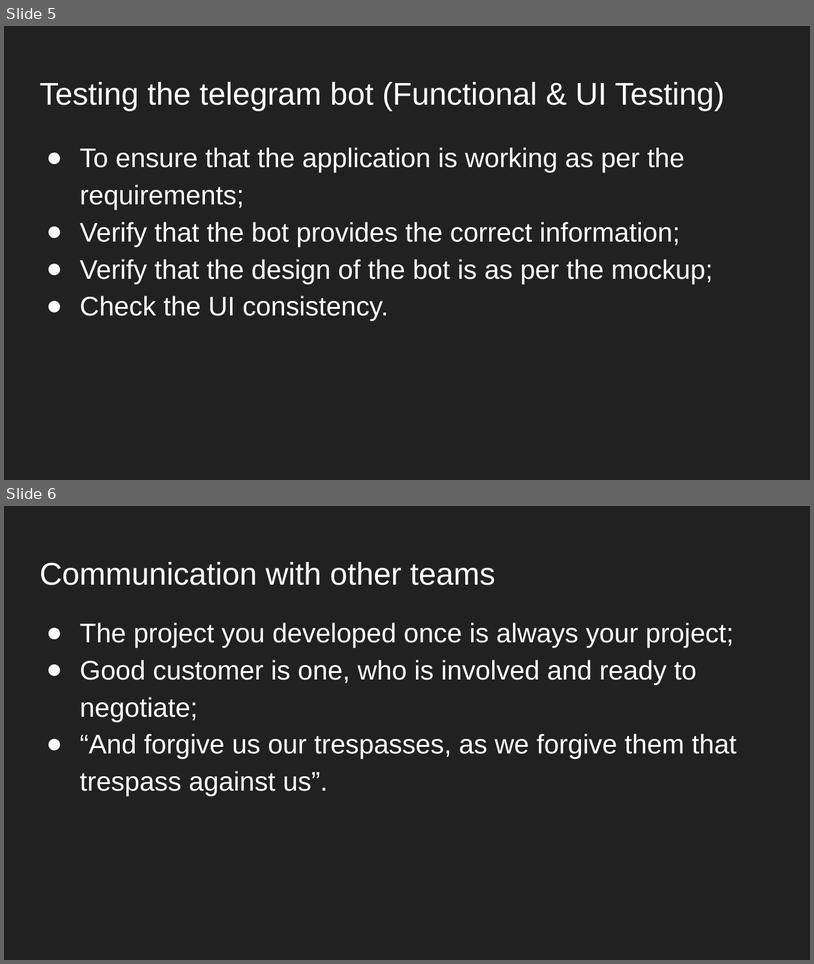
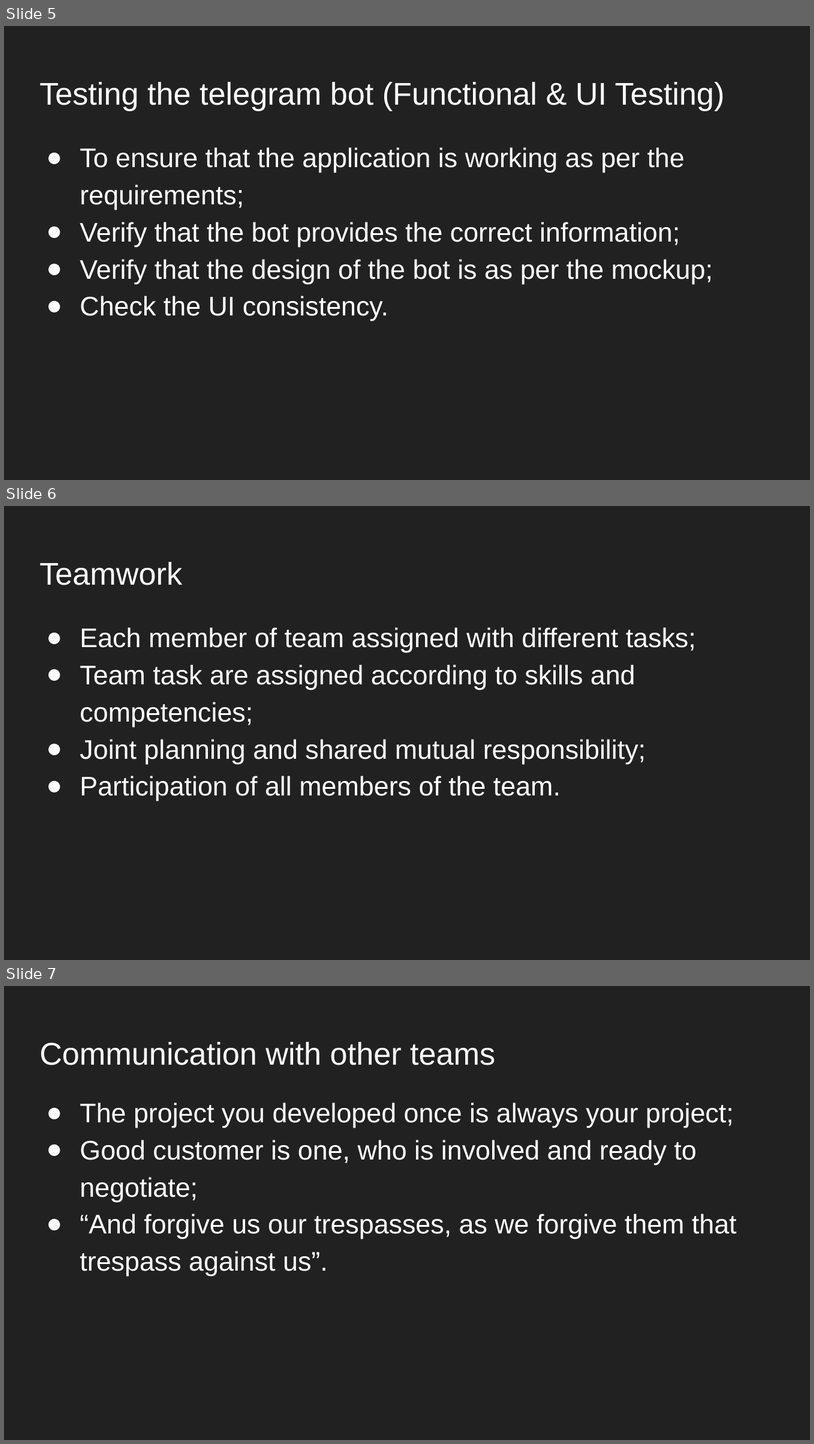
Before and after one commit to akassama/RoomServe, a slide deck: InnoCalendar Telegram Bot Unit testing.pptx. Shown one above the other, each under a label of ours: slides 5 and 6 before the commit, slides 5, 6 and 7 after it. The pictures are 814x964 and 814x1444 pixels, drawn with LibreOffice and Linux fonts; fonts in the diff are those of the drawing. Boxes give left, top, right and bottom in pixels: in the first picture for what was removed or moved away, otherwise in the second. Text is boxed around its words. In the diff, an @@ line names an element or a change of style, - is before the commit and + after.

```diff
--- a/InnoCalendar Telegram Bot Unit testing.pptx
+++ b/InnoCalendar Telegram Bot Unit testing.pptx
@@ slide 6 added at (4,506,810,960), background #212121 @@
@@ title added at (39,562,182,585), 28 pt, text #FFFFFF @@
+Teamwork
@@ text added at (80,627,696,801), 24 pt, text #FFFFFF @@
+● Each member of team assigned with different tasks;
+● Team task are assigned according to skills and competencies;
+● Joint planning and shared mutual responsibility;
+● Participation of all members of the team.
@@ what was slide 6 is now slide 7 @@
```
Also in this commit, not shown: 3 slides changed.
